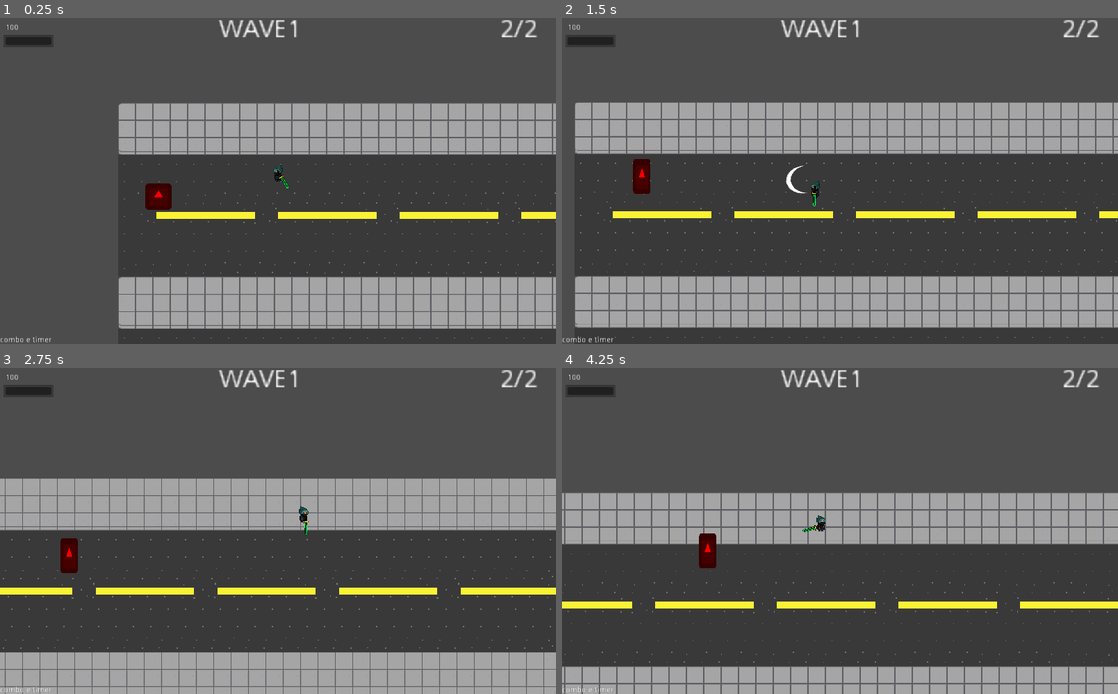
Above: before the commit, frames 1-4 (two rows, left to right).
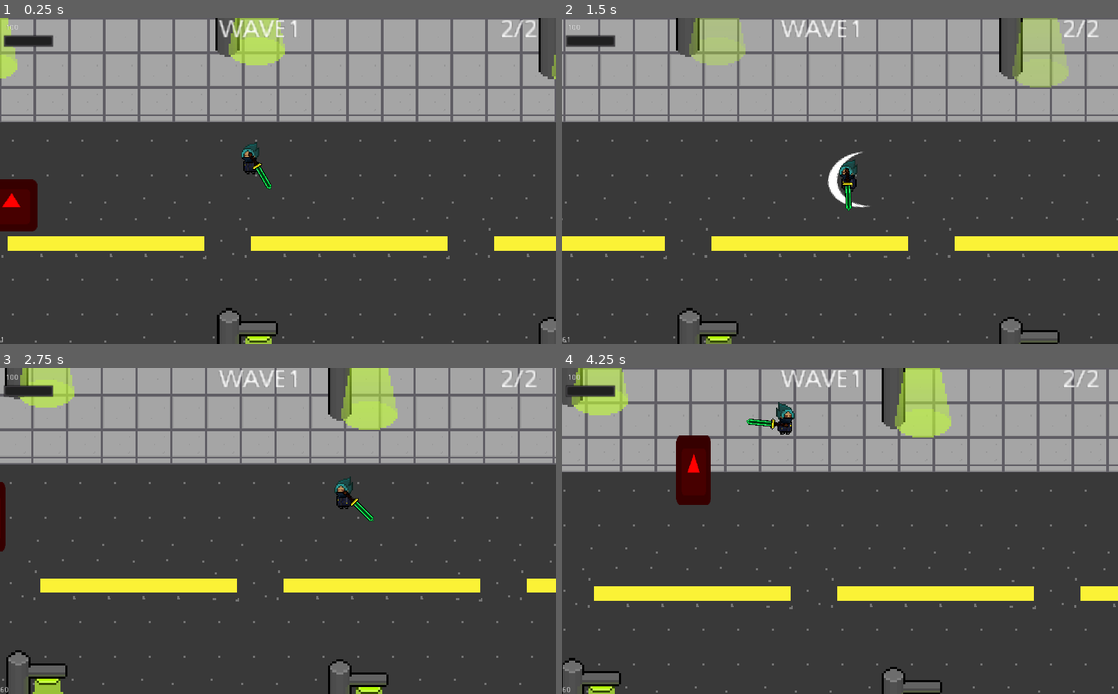
Above: after the commit, the same moments.

Repository: BielMaxBR/jam-do-renzk
Game: Godot game, scene res://scenes/Cenario/main.tscn
Same seed, same stepped clock (60 frames per second), same inputs: the game is played once before the commit and once after it. The engine's default icon, where the game draws it, is replaced by a stand-in: a white triangle on a blue panel in a dark square.
Inputs (mouse positions are in pixels of both pictures, inside the frame that each line leads up to):
- Up to frame 1 (0.25 s): no input
- Up to frame 2 (1.5 s): move the mouse to (962, 164) at 0.52 s; hold D (ui_right) 0.53-1.28 s; click (962, 164) at 0.6 s; move the mouse to (728, 197) at 1.27 s; hold S (ui_down) from 1.28 s (still down); click (728, 197) at 1.35 s
- Up to frame 3 (2.75 s): move the mouse to (333, 459) at 2.02 s; release S (ui_down) at 2.03 s; hold D (ui_right) from 2.03 s (still down); right-click (333, 459) at 2.1 s; click (333, 459) at 2.3 s
- Up to frame 4 (4.25 s): move the mouse to (812, 596) at 2.77 s; release D (ui_right) at 2.78 s; hold W (ui_up) 2.78-3.53 s; click (812, 596) at 2.85 s; move the mouse to (1006, 579) at 3.52 s; hold A (ui_left) from 3.53 s (still down); click (1006, 579) at 3.6 s

The runs differ from the first frame. In frame 1, 52% of the frame differs, in the area x 0-100%, y 0-100%; in frame 2, 56%; in frame 3, 58%; in frame 4, 57%.

Commit message:
postes e camera certinho

Diff:
--- a/projeto do jogo da jam/scenes/Cenario/main.tscn
+++ b/projeto do jogo da jam/scenes/Cenario/main.tscn
@@ -1,10 +1,11 @@
-[gd_scene load_steps=7 format=2]
+[gd_scene load_steps=8 format=2]
 
 [ext_resource path="res://scripts/cenario/main.gd" type="Script" id=1]
 [ext_resource path="res://scenes/player/player.tscn" type="PackedScene" id=2]
 [ext_resource path="res://sprites/tiles/tile_chao_estagio 2.png" type="Texture" id=3]
 [ext_resource path="res://sprites/player_entre_aspas.png" type="Texture" id=4]
 [ext_resource path="res://sprites/tiles/tile.png" type="Texture" id=5]
+[ext_resource path="res://scenes/Cenario/poste.tscn" type="PackedScene" id=6]
 
 [sub_resource type="TileSet" id=1]
 0/name = "tile_chao_estagio 2.png 0"
@@ -391,3 +392,50 @@
 
 [node name="CollisionPolygon2D" type="CollisionPolygon2D" parent="Area2D"]
 polygon = PoolVector2Array( 2.07361, -118.119, 1144.23, -118.119, 1140, 715, -86, 710, -91, -119, -18, -119, -21, 624, 1052, 629, 1052.47, -35.4184, 6.38348, -45.1585 )
+
+[node name="postes" type="Position2D" parent="."]
+
+[node name="poste" parent="postes" instance=ExtResource( 6 )]
+position = Vector2( -16, 24.786 )
+
+[node name="poste2" parent="postes" instance=ExtResource( 6 )]
+position = Vector2( 528, 31 )
+
+[node name="poste3" parent="postes" instance=ExtResource( 6 )]
+position = Vector2( 1016, 31 )
+
+[node name="poste4" parent="postes" instance=ExtResource( 6 )]
+position = Vector2( 528, 360 )
+
+[node name="poste5" parent="postes" instance=ExtResource( 6 )]
+position = Vector2( -24, 352 )
+
+[node name="poste6" parent="postes" instance=ExtResource( 6 )]
+position = Vector2( 1024, 360 )
+
+[node name="poste7" parent="postes" instance=ExtResource( 6 )]
+position = Vector2( 536, 616 )
+
+[node name="poste8" parent="postes" instance=ExtResource( 6 )]
+position = Vector2( -16, 608 )
+
+[node name="poste9" parent="postes" instance=ExtResource( 6 )]
+position = Vector2( 1032, 616 )
+
+[node name="poste10" parent="postes" instance=ExtResource( 6 )]
+position = Vector2( 784, 360 )
+
+[node name="poste11" parent="postes" instance=ExtResource( 6 )]
+position = Vector2( 232, 352 )
+
+[node name="poste12" parent="postes" instance=ExtResource( 6 )]
+position = Vector2( 782.532, 18.7859 )
+
+[node name="poste13" parent="postes" instance=ExtResource( 6 )]
+position = Vector2( 230.532, 10.7859 )
+
+[node name="poste14" parent="postes" instance=ExtResource( 6 )]
+position = Vector2( 798.532, 632 )
+
+[node name="poste15" parent="postes" instance=ExtResource( 6 )]
+position = Vector2( 246.532, 624 )
--- /dev/null
+++ b/projeto do jogo da jam/scenes/Cenario/poste.tscn
@@ -0,0 +1,28 @@
+[gd_scene load_steps=5 format=2]
+
+[ext_resource path="res://sprites/novo_poste.png" type="Texture" id=1]
+
+[sub_resource type="AtlasTexture" id=1]
+atlas = ExtResource( 1 )
+region = Rect2( 0, 0, 32, 64 )
+
+[sub_resource type="AtlasTexture" id=2]
+atlas = ExtResource( 1 )
+region = Rect2( 32, 0, 32, 64 )
+
+[sub_resource type="SpriteFrames" id=3]
+animations = [ {
+"frames": [ SubResource( 1 ), SubResource( 2 ), SubResource( 1 ), SubResource( 1 ), SubResource( 2 ), SubResource( 2 ), SubResource( 1 ) ],
+"loop": true,
+"name": "default",
+"speed": 2.0
+} ]
+
+[node name="poste" type="Node2D"]
+
+[node name="AnimatedSprite" type="AnimatedSprite" parent="."]
+position = Vector2( 0, -27.016 )
+scale = Vector2( 2, 2 )
+frames = SubResource( 3 )
+frame = 2
+playing = true
--- a/projeto do jogo da jam/scenes/player/player.tscn
+++ b/projeto do jogo da jam/scenes/player/player.tscn
@@ -20,6 +20,12 @@
 script = ExtResource( 1 )
 
 [node name="camera_jogador" parent="." instance=ExtResource( 4 )]
+zoom = Vector2( 0.5, 0.5 )
+limit_left = 0
+limit_top = 0
+limit_right = 1088
+limit_bottom = 600
+smoothing_speed = 3.0
 
 [node name="Sprite" type="Sprite" parent="."]
 modulate = Color( 0.796078, 0.796078, 0.796078, 1 )
--- a/projeto do jogo da jam/scripts/cenario/main.gd
+++ b/projeto do jogo da jam/scripts/cenario/main.gd
@@ -19,6 +19,7 @@
 
 
 func _process(delta):
+	$HUD/comboTimer.text = str(Engine.get_frames_per_second())
 	$HUD/Vida.text = str($YSort/player/hit_box.saude)
 	$HUD/Stamina.value = $YSort/player.stamina
 	$HUD/InimigosSobram.text = str(InimigosSobraram) + "/" + str(MaxInimigos)
--- a/projeto do jogo da jam/scripts/player/player.gd
+++ b/projeto do jogo da jam/scripts/player/player.gd
@@ -42,7 +42,10 @@
 	movement()
 	$"arma".look_at(get_global_mouse_position()) #mira a arma sempre pro mouse
 	if Input.is_action_just_pressed("attack"):
+		avanco()
 		ataque()
+
+
 
 
 func get_movement_input():
@@ -51,6 +54,7 @@
 	direcao = direcao.normalized()
 	if Input.is_action_just_pressed("dash") and stamina > 0:
 		dash()
+
 		stamina -= 1
 
 
@@ -67,13 +71,16 @@
 		# warning-ignore:return_value_discarded
 		move_and_slide(direcao * velocidade)
 
+func avanco():
+	var vetor_direcao = (get_global_mouse_position() - self.global_position).normalized()
+	tween.interpolate_method(self, "move_and_slide",
+	vetor_direcao*600, global_position.normalized(), 1)
+	tween.start()
 
 func ataque():
 	if pode_ataque:
 		$"arma/area_ataque/colisao_area".disabled = false
 		var vetor_direcao = (get_global_mouse_position() - self.global_position).normalized()
-		move_and_slide(vetor_direcao*7000)
-
 		emit_signal("recuo", vetor_direcao, forca_recuo, cadencia_ataque/2)
 		var efeito = pre_efeito.instance()
 		efeito.global_position = $"arma/posicao_efeito".global_position
Binary file changed: projeto do jogo da jam/sprites/novo_poste.png
